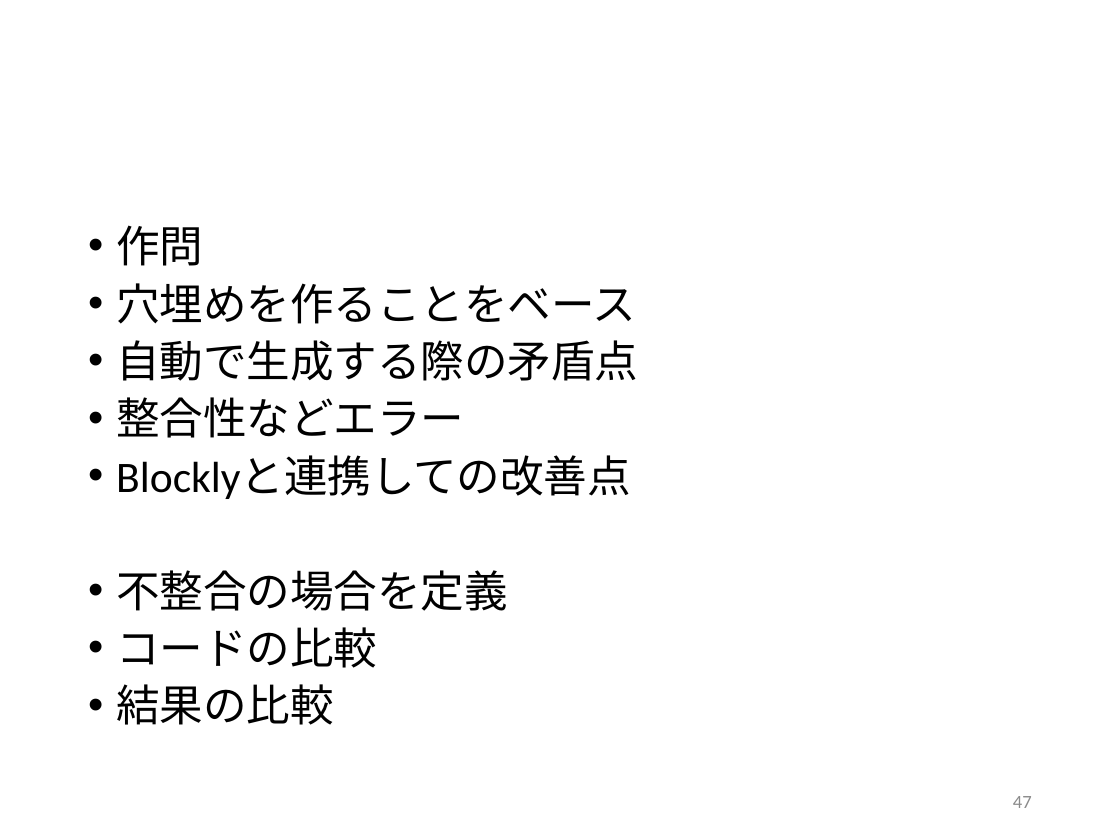
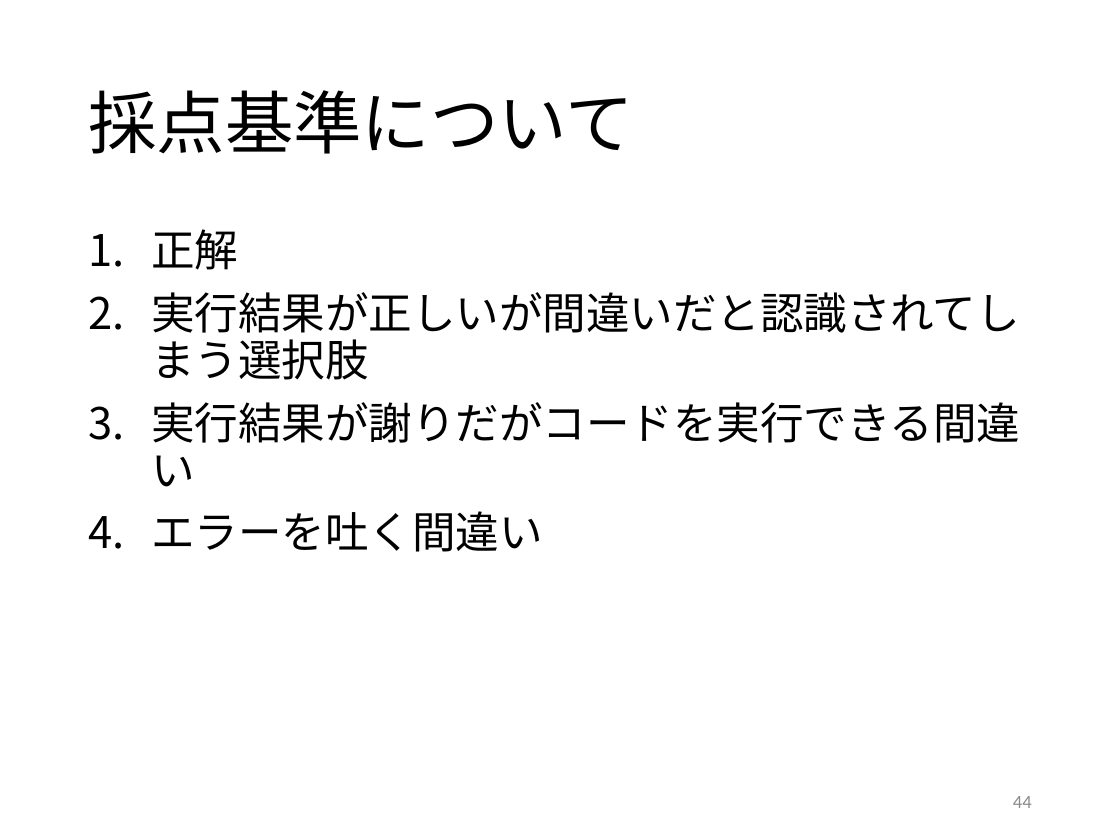
Before and after one commit to kait-takanolab/1821121-shimaoka-thesis, a slide deck: slide 44 of 1821121_shimaoka_sotsuken.pptx (slide 47 before the commit). Drawn at 1120x840 pixels with LibreOffice and Linux fonts; fonts in the diff are those of the drawing. Boxes give left, top, right and bottom in pixels: in the first picture for what was removed or moved away, otherwise in the second. Text is boxed around its words. In the diff, an @@ line names an element or a change of style, - is before the commit and + after.

Commit message:
12/12
～12/12今週の作業
１章 整合性という言葉が説明できない（それに当てはまる状況がかなり少ない）ため、他の語句に変更
３章 採点基準を明文化

```diff
--- a/1821121_shimaoka_sotsuken.pptx
+++ b/1821121_shimaoka_sotsuken.pptx
@@ title added at (x1=88, y1=90, x2=633, y2=154), 44 pt, text #000000 @@
+採点基準について
@@ text at (x1=151, y1=229, x2=1020, y2=552): text changed @@
-• 作問
-• 穴埋めを作ることをベース
-• 自動で生成する際の矛盾点
-• 整合性などエラー
-• Blocklyと連携しての改善点
-• 不整合の場合を定義
-• コードの比較
-• 結果の比較
+1. 正解
+2. 実行結果が正しいが間違いだと認識されてしまう選択肢
+3. 実行結果が謝りだがコードを実行できる間違い
+4. エラーを吐く間違い
@@ page number at (x1=1013, y1=796, x2=1032, y2=808): text changed @@
-47
+44
```
Also in this commit, not shown: 3 other slides changed, 3 slides added, 1 slide removed, 2 other files.
